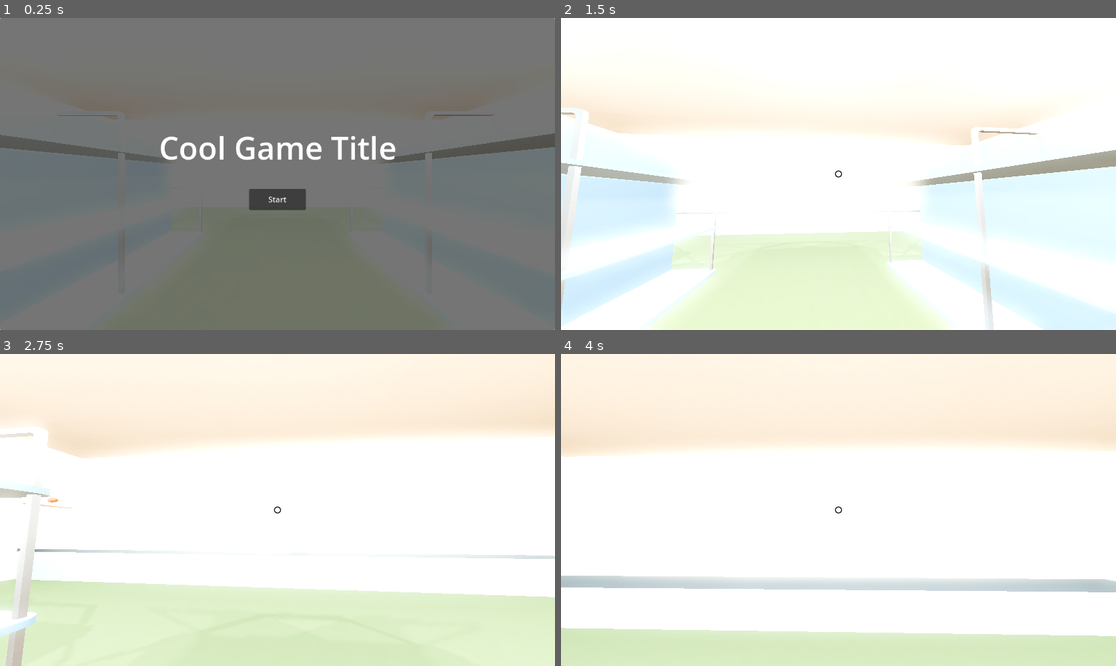
Above: before the commit, frames 1-4 (two rows, left to right).
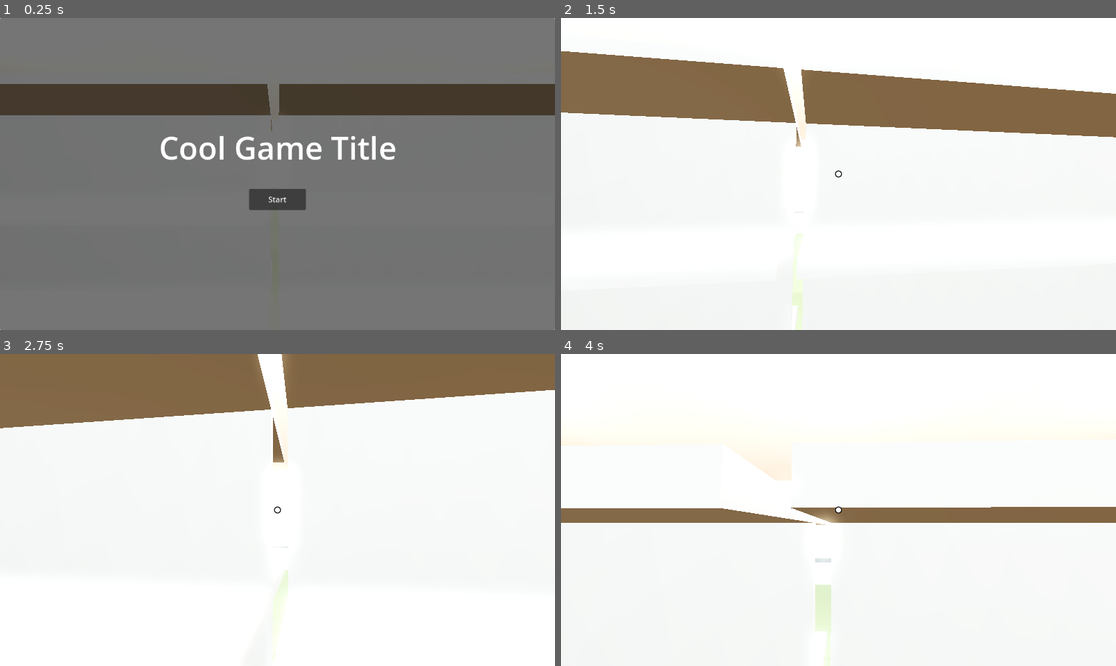
Above: after the commit, the same moments.

Repository: chybby/ldjam53
Game: Godot game, scene res://main.tscn
The game is run twice, just before and just after one commit, with the same random seed, the same clock (stepped at 60 frames per second) and the same inputs.
Inputs (mouse positions are in pixels of both pictures, inside the frame that each line leads up to):
- Up to frame 1 (0.25 s): no input
- Up to frame 2 (1.5 s): click "Start" at 0.5 s; tap Enter at 1.25 s; move the mouse to (866, 174) at 1.27 s; press the mouse at (866, 174) at 1.28 s; hold W (move_forward) from 1.28 s (still down)
- Up to frame 3 (2.75 s): keep holding W (move_forward); tap Space (jump) at 1.52, 2.27 s; move the mouse to (249, 510) at 2.02 s; release the mouse at (249, 510) at 2.03 s; tap Mouse wheel up (move_held_item_away) at 2.1 s
- Up to frame 4 (4 s): keep holding W (move_forward); move the mouse to (849, 503) at 2.77 s; hold Mouse wheel down (move_held_item_towards) 2.78-3.53 s; move the mouse to (832, 516) at 3.52 s; right-click (832, 516) at 3.6 s; tap Space (jump) at 3.77 s

The runs differ from the first frame. In frame 1, 12% of the frame differs, in the area x 0-100%, y 21-47%; in frame 2, 37%; in frame 3, 52%, in the area x 0-100%, y 0-100%; in frame 4, 46%.

Commit message:
music

Diff:
--- a/main.tscn
+++ b/main.tscn
@@ -11,6 +11,7 @@
 [ext_resource type="PackedScene" uid="uid://8cotxj0okskq" path="res://delivery_zone/delivery_zone.tscn" id="6_wbj6h"]
 [ext_resource type="PackedScene" uid="uid://dg5ljrugpyfv2" path="res://menus/pause_screen.tscn" id="8_dfw4l"]
 [ext_resource type="PackedScene" uid="uid://dsdesb5wro10h" path="res://player/hud.tscn" id="9_s8eft"]
+[ext_resource type="AudioStream" uid="uid://6xy0msy1ntfx" path="res://music.wav" id="12_pario"]
 
 [sub_resource type="ProceduralSkyMaterial" id="ProceduralSkyMaterial_j6kb4"]
 sky_top_color = Color(0.27451, 0.45098, 0.556863, 1)
@@ -198,6 +199,10 @@
 visible = false
 layout_mode = 1
 
+[node name="AudioStreamPlayer" type="AudioStreamPlayer" parent="."]
+stream = ExtResource("12_pario")
+autoplay = true
+
 [connection signal="day_ended" from="World" to="." method="_on_world_day_ended"]
 [connection signal="package_delivered" from="World/DeliveryZone" to="World" method="_on_delivery_zone_package_delivered"]
 [connection signal="timeout" from="World/PackageSpawnTimer" to="World" method="_on_package_spawn_timer_timeout"]
Not shown: 1 places in customer/customer.tscn that only renumber resources
Not shown: 1 places in level/level.tscn that only renumber resources
Not shown: 1 places in main.tscn that only renumber resources
Not shown, added: music.wav.import
Not shown: 2 places in package/meshes/box_large_mesh.tres that only renumber resources
Not shown: 2 places in package/meshes/box_medium_mesh.tres that only renumber resources
Not shown: 2 places in package/meshes/box_small_mesh.tres that only renumber resources
Not shown: 2 places in package/meshes/tube_large_mesh.tres that only renumber resources
Not shown: 2 places in package/meshes/tube_medium_mesh.tres that only renumber resources
Not shown: 2 places in package/meshes/tube_small_mesh.tres that only renumber resources
Not shown, added: music.wav
